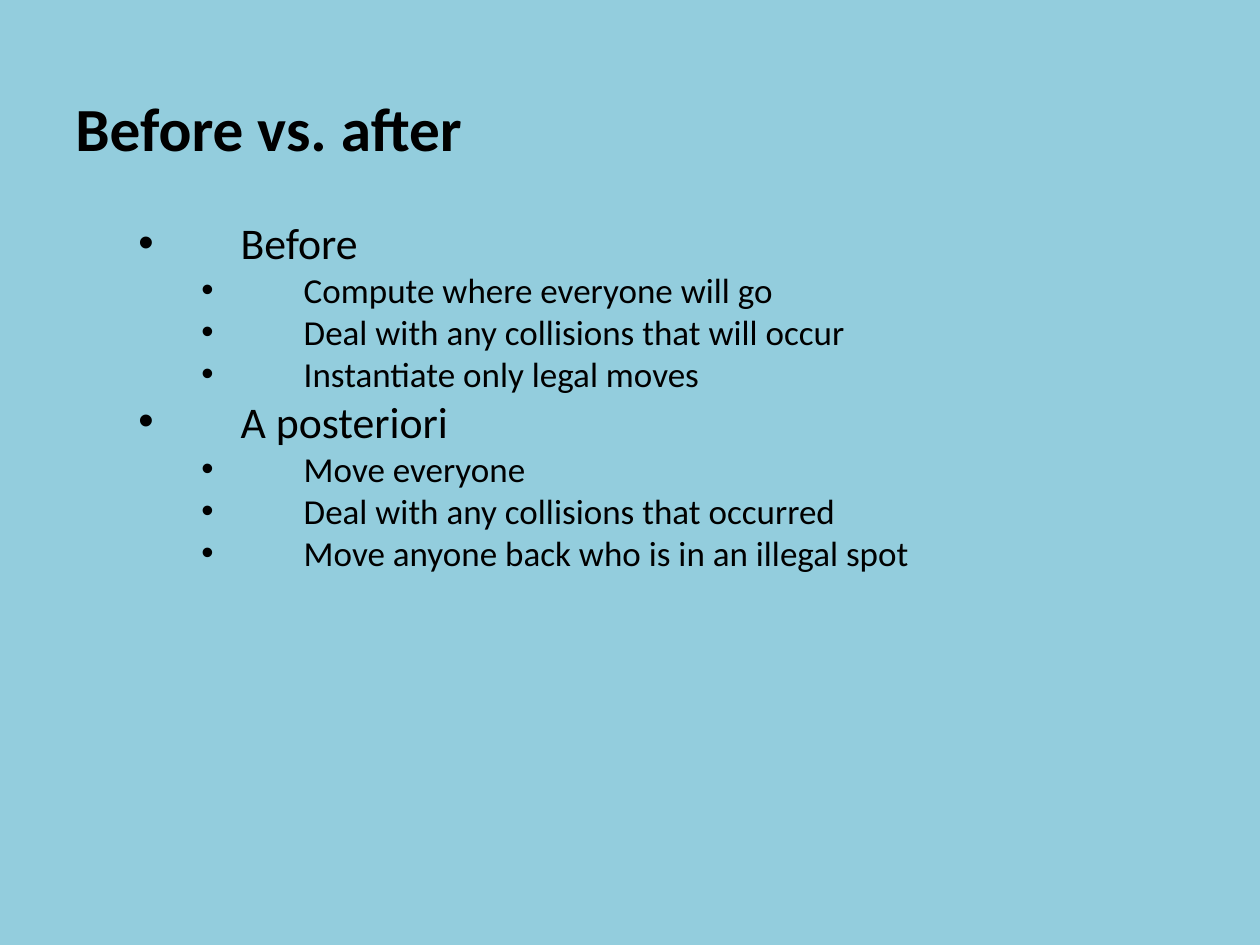
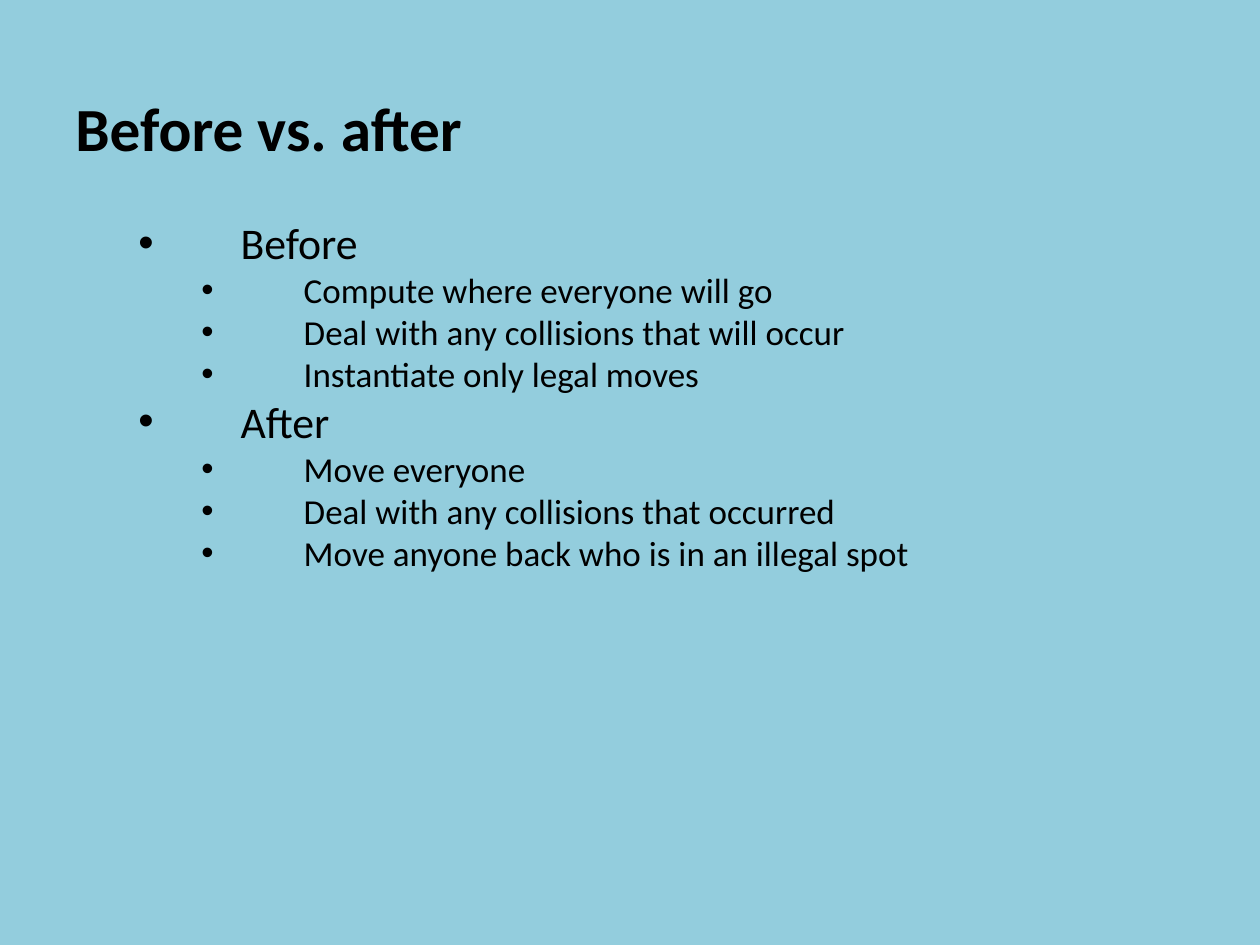
Before and after one commit to szetko/course-materials, a slide deck: slide 3 of Programming 4/08.2 NPC Collision/08.2 NPC Collision.pptx. Drawn at 1260x945 pixels with LibreOffice and Linux fonts; fonts in the diff are those of the drawing. Boxes give left, top, right and bottom in pixels: in the first picture for what was removed or moved away, otherwise in the second. Text is boxed around its words. In the diff, an @@ line names an element or a change of style, - is before the commit and + after.

```diff
--- a/Programming 4/08.2 NPC Collision/08.2 NPC Collision.pptx
+++ b/Programming 4/08.2 NPC Collision/08.2 NPC Collision.pptx
@@ text at bbox=[241, 408, 330, 439]: text changed @@
-    • A posteriori
+    • After
```
Also in this commit, not shown: 1 other file.
